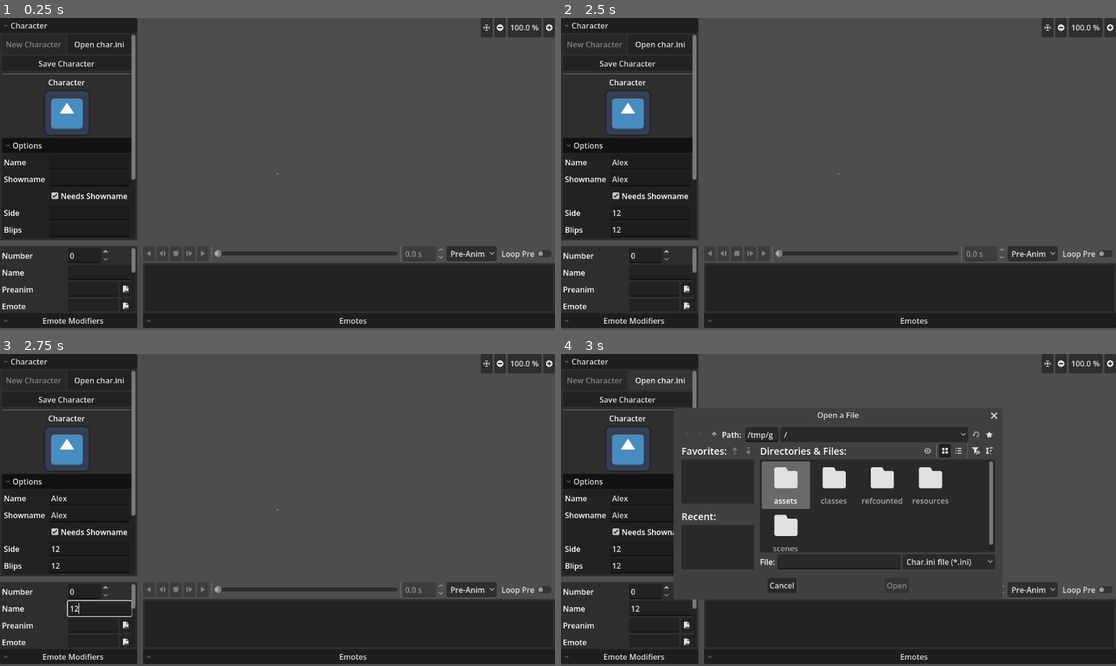
Above: before the commit, frames 1-4 (two rows, left to right).
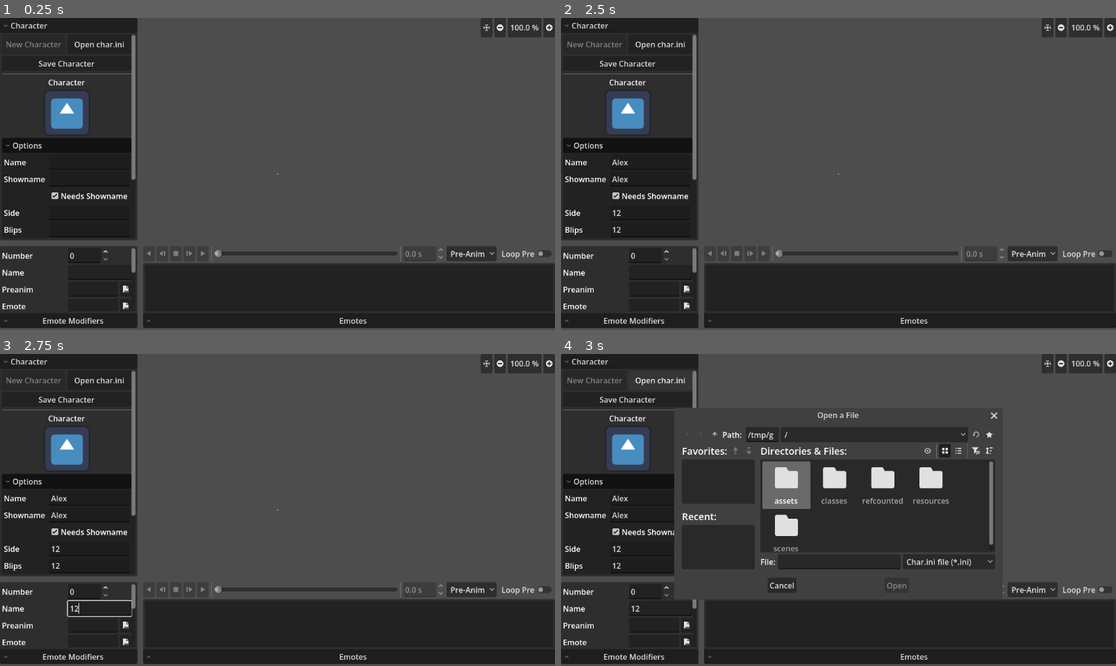
Above: after the commit, the same moments.

Repository: Crystalwarrior/KFO-CharMaker
Game: Godot game, scene res://scenes/main.tscn
Same seed, same stepped clock (60 frames per second), same inputs: the game is played once before the commit and once after it. The engine's default icon, where the game draws it, is replaced by a stand-in: a white triangle on a blue panel in a dark square.
Inputs (mouse positions are in pixels of both pictures, inside the frame that each line leads up to):
- Up to frame 1 (0.25 s): no input
- Up to frame 2 (2.5 s): click (649, 161) at 0.52 s; type "Alex" at 0.6 s; click (649, 180) at 0.75 s; type "Alex" at 0.83 s; click (649, 211) at 0.98 s; type "12" at 1.07 s; click (649, 230) at 1.27 s; type "12" at 1.35 s; click (649, 245) at 1.5 s; type "12" at 1.58 s; click (649, 264) at 1.73 s; type "12" at 1.82 s; click (649, 280) at 2.02 s; type "12" at 2.1 s; click (649, 295) at 2.25 s; type "12" at 2.33 s; click (660, 273) at 2.48 s
- Up to frame 3 (2.75 s): type "12" at 2.57 s
- Up to frame 4 (3 s): click "Open char.ini" at 2.75 s

Frames 1-3 are identical in both runs. In frame 4, 0.9% of the frame differs, in the area x 20-70%, y 17-71%.
Error in both runs: Invalid assignment of property or key 'char_name' with value of type 'String' on a base object of type 'Nil'. (res://scenes/char_converter.gd:190)

Commit message:
Fix scaling mode acting on sprite instead of world

Diff:
--- a/scenes/char_converter.gd
+++ b/scenes/char_converter.gd
@@ -411,14 +411,14 @@
 	var frames_folder: String = ProjectSettings.globalize_path("user://frame_cache/%s/%s/" % [char_name, base_name])
 	if not FileAccess.file_exists(frames_folder):
 		magick.split_frames(image_path, frames_folder)
-	current_anim = AttorneyAnimation.new()
-	current_anim.add_frames_from_folder(frames_folder)
-	current_anim.initialize_from_frame_data(base_name, frame_data)
+	var attorney_anim: AttorneyAnimation = AttorneyAnimation.new()
+	attorney_anim.add_frames_from_folder(frames_folder)
+	attorney_anim.initialize_from_frame_data(base_name, frame_data)
 	if scaling_option.selected == 0:
-		current_anim.texture_filter = CanvasItem.TEXTURE_FILTER_LINEAR
+		world.texture_filter = CanvasItem.TEXTURE_FILTER_LINEAR
 	elif scaling_option.selected == 1:
-		current_anim.texture_filter = CanvasItem.TEXTURE_FILTER_NEAREST
-	world.add_child(current_anim)
+		world.texture_filter = CanvasItem.TEXTURE_FILTER_NEAREST
+	world.add_child(attorney_anim)
 
 # TODO: static image file should still be treated as a single-frame AttorneyAnimation
 func handle_static_file(image_path: String) -> void:
